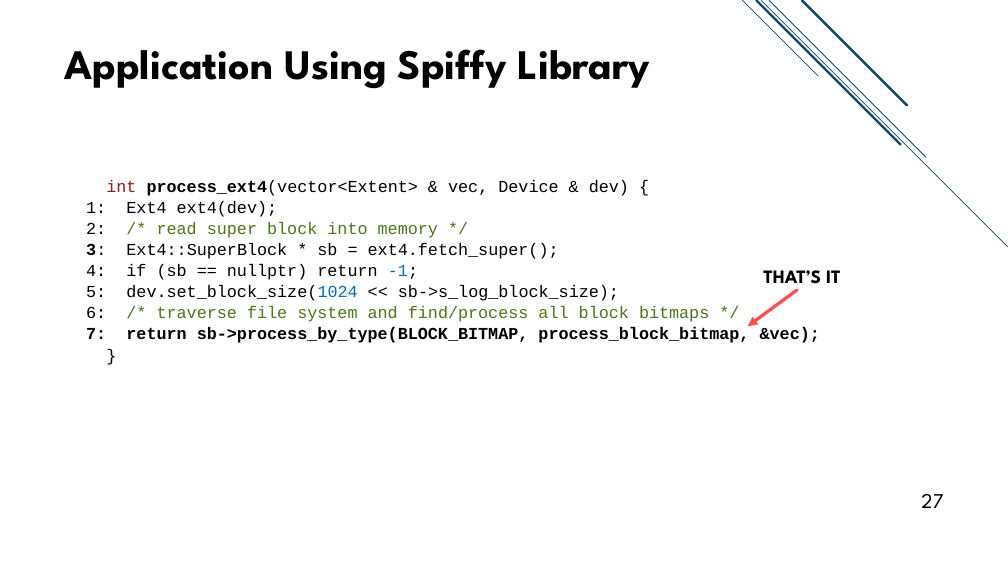
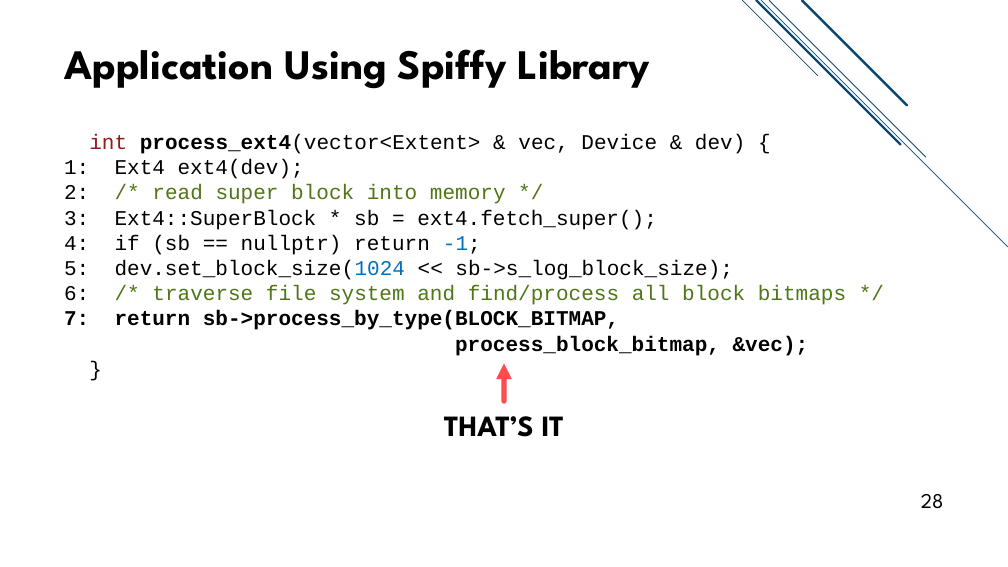
Before and after one commit to jacksun007/spiffy-paper, a slide deck: slide 28 of talk/spiffy_talk.pptx (slide 27 before the commit). Drawn at 1008x567 pixels with LibreOffice and Linux fonts; fonts in the diff are those of the drawing. Boxes give left, top, right and bottom in pixels: in the first picture for what was removed or moved away, otherwise in the second. Text is boxed around its words. In the diff, an @@ line names an element or a change of style, - is before the commit and + after.

Commit message:
updated slides to increase code font size and unify look of graphics

```diff
--- a/talk/spiffy_talk.pptx
+++ b/talk/spiffy_talk.pptx
@@ text "int process_ext4(vector<Extent> & vec, Device ...": place and size @@
-text "int process_ext4(vector<Extent> & vec, Device ..." at box(86, 180, 820, 343)
+text "int process_ext4(vector<Extent> & vec, Device ..." at box(64, 134, 846, 356)
@@ text "int process_ext4(vector<Extent> & vec, Device ..." at box(64, 134, 846, 356): size 16 to 20 pt; bold off in "3:"; line spacing 20pt to 1 @@
@@ arrow moved from (797, 290) - (748, 327) to (504, 402) - (504, 364) @@
@@ arrow (504, 402) - (504, 364): stroke #FF0000 3 pt to #FF0000 5 pt @@
@@ text "THAT’S IT": place and size @@
-text "THAT’S IT" at box(763, 270, 841, 290)
+text "THAT’S IT" at box(444, 416, 565, 437)
@@ text "THAT’S IT" at box(444, 416, 565, 437): size 18 to 28 pt; alignment left to centre @@
@@ page number at box(921, 494, 944, 509): text changed @@
-27
+28
```
Also in this commit, not shown: 21 other slides changed, 2 slides added, 1 other file.
